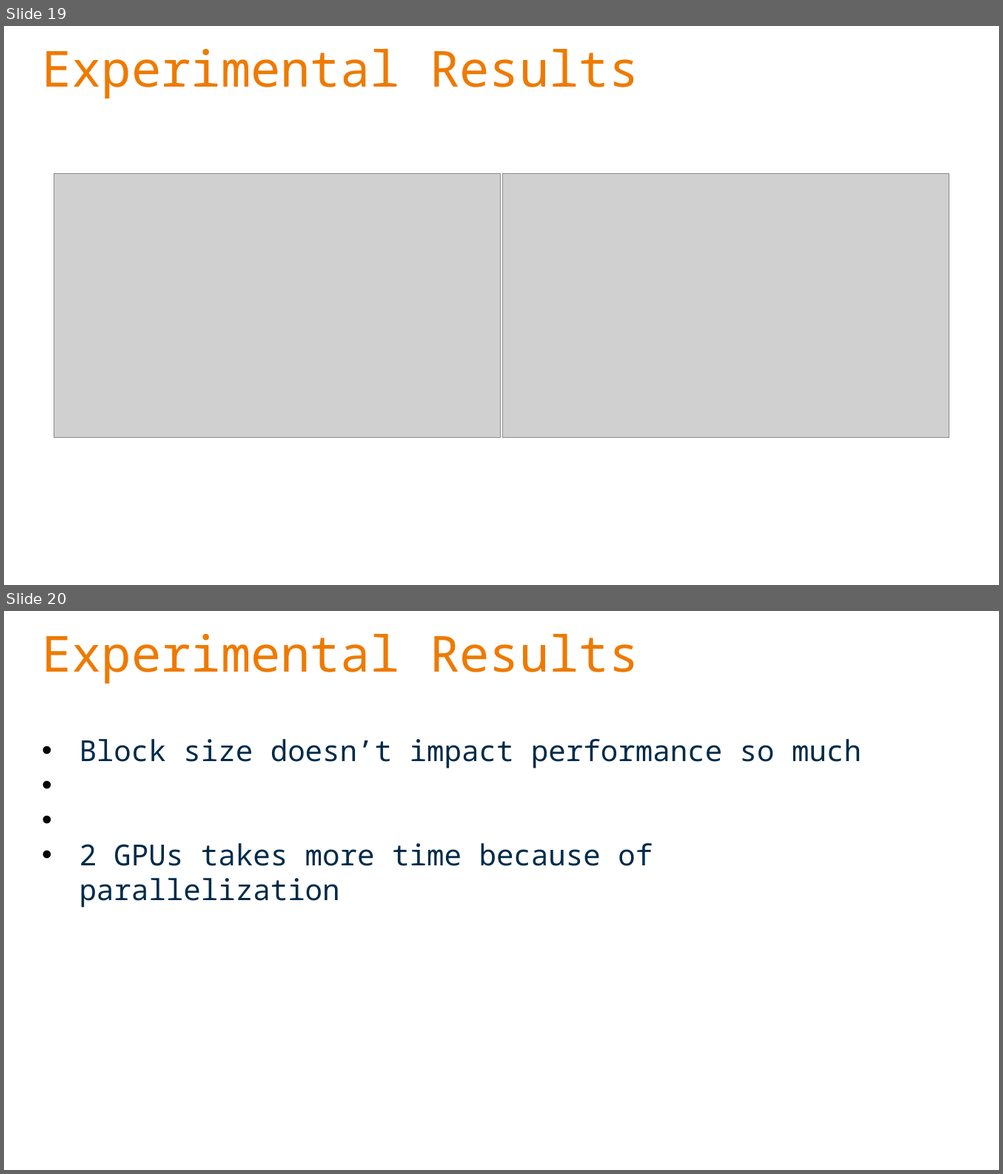
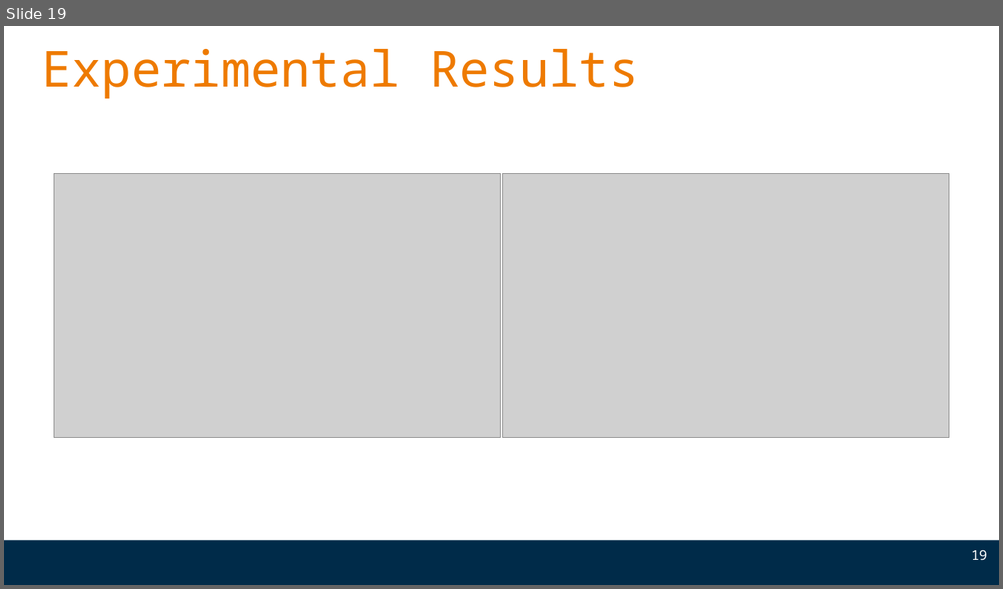
Before and after one commit to Fabiooni/HPC_Assignment_2025, a slide deck: HPCproject.odp. Shown one above the other, each under a label of ours: slides 19 and 20 before the commit, slide 19 after it. The pictures are 1003x1174 and 1003x589 pixels, drawn with LibreOffice and Linux fonts; fonts in the diff are those of the drawing; grey boxes stand for pictures; background and template pictures are left out. Boxes give left, top, right and bottom in pixels: in the first picture for what was removed or moved away, otherwise in the second. Text is boxed around its words. In the diff, an @@ line names an element or a change of style, - is before the commit and + after.

```diff
--- a/HPCproject.odp
+++ b/HPCproject.odp
@@ slide 20 removed at (4,611,999,1170), background #FFFFFF @@
@@ text removed at (42,634,638,684) @@
-Experimental Results
@@ text removed at (79,739,861,866) @@
-• Block size doesn’t impact performance so much
-• 2 GPUs takes more time because of parallelization
@@ slide 19 changed as well @@
@@ freeform shape added at (4,541,999,585), fill #002B49 @@
@@ page number added at (971,551,987,561), 13 pt, text #FFFFFF @@
+19
```
Also in this commit, not shown: 29 other slides changed, 2 slides added, 1 other slide removed.
